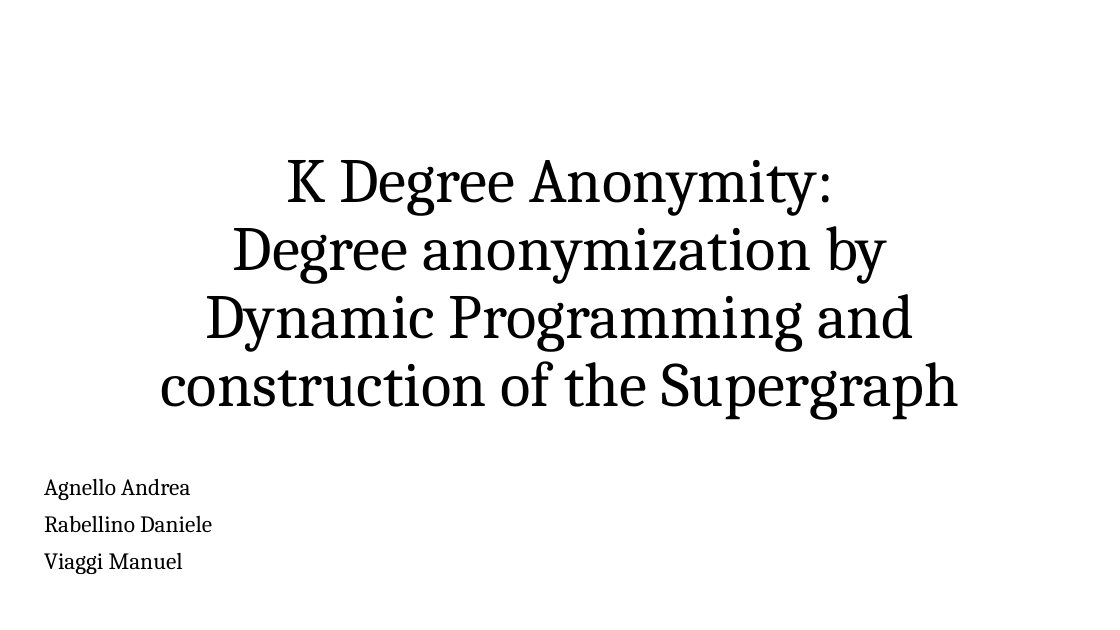
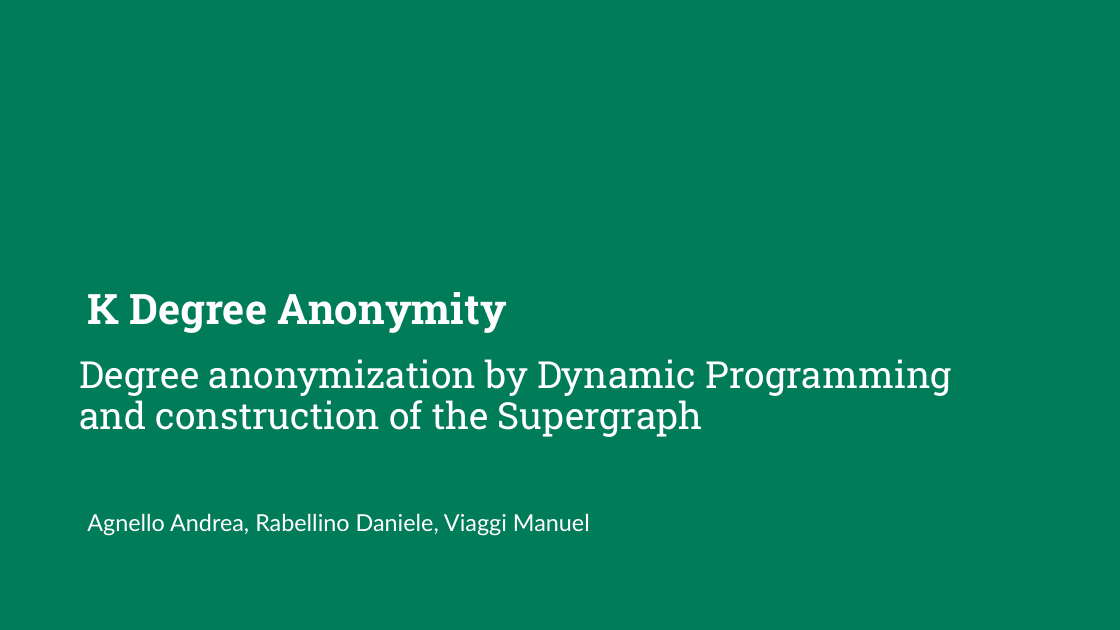
Before and after one commit to ManuManu97/k-degree, a slide deck: slide 1 of Presentazione.pptx. Drawn at 1120x630 pixels with LibreOffice and Linux fonts; fonts in the diff are those of the drawing; background and template pictures are left out. Boxes give left, top, right and bottom in pixels: in the first picture for what was removed or moved away, otherwise in the second. Text is boxed around its words. In the diff, an @@ line names an element or a change of style, - is before the commit and + after.

```diff
--- a/Presentazione.pptx
+++ b/Presentazione.pptx
@@ background #FFFFFF to #007C58 @@
@@ text at [286, 160, 834, 216]: paragraph removed @@
-K Degree Anonymity:
@@ title added at [87, 292, 507, 333], 36 pt, text #FFFFFF, bold @@
+K Degree Anonymity
@@ text "Degree anonymization by Dynamic Programming ...": place and size @@
-text "Degree anonymization by Dynamic Programming ..." at [160, 160, 959, 420]
+text "Degree anonymization by Dynamic Programming ..." at [79, 359, 951, 437]
@@ text "Degree anonymization by Dynamic Programming ..." at [79, 359, 951, 437]: size 54 to 32 pt, font Cambria to Roboto Slab, text colour #000000 to #FFFFFF; alignment centre to left; more space between paragraphs; vertical alignment bottom to middle @@
@@ subtitle "Agnello Andrea, Rabellino Daniele, Viaggi ..." at [87, 513, 590, 536]: vertical alignment top to middle @@
@@ subtitle at [87, 513, 590, 536]: text changed; font Cambria to Lato; text colour #000000 to #FFFFFF @@
-Agnello Andrea
-Rabellino Daniele
-Viaggi Manuel
+Agnello Andrea, Rabellino Daniele, Viaggi Manuel
```
Also in this commit, not shown: 15 other slides changed, 3 slides added, 2 slides removed.
